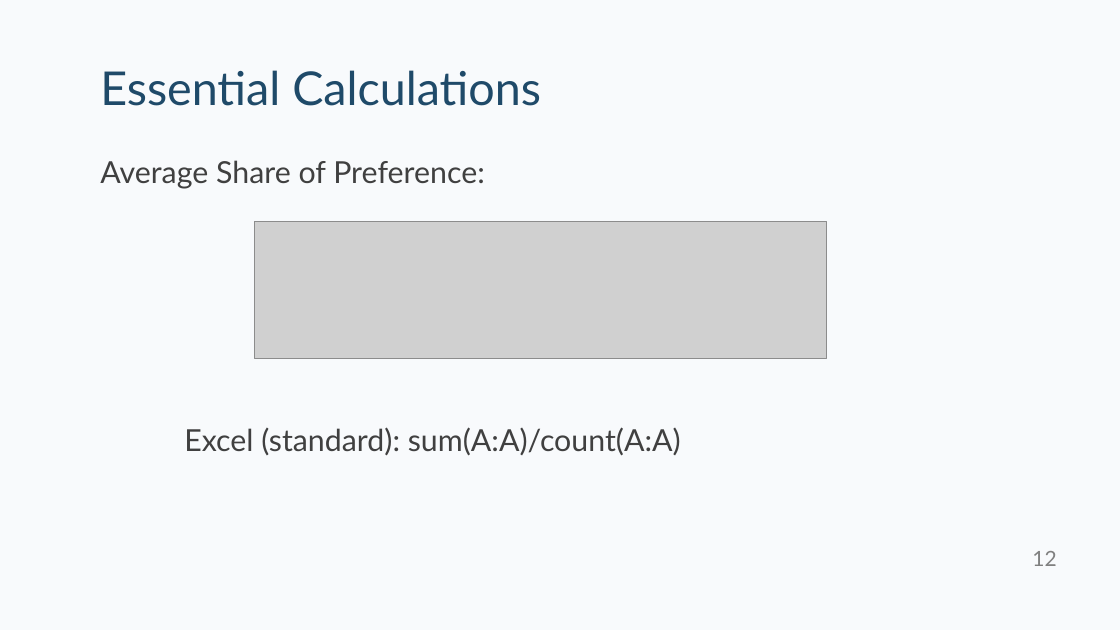
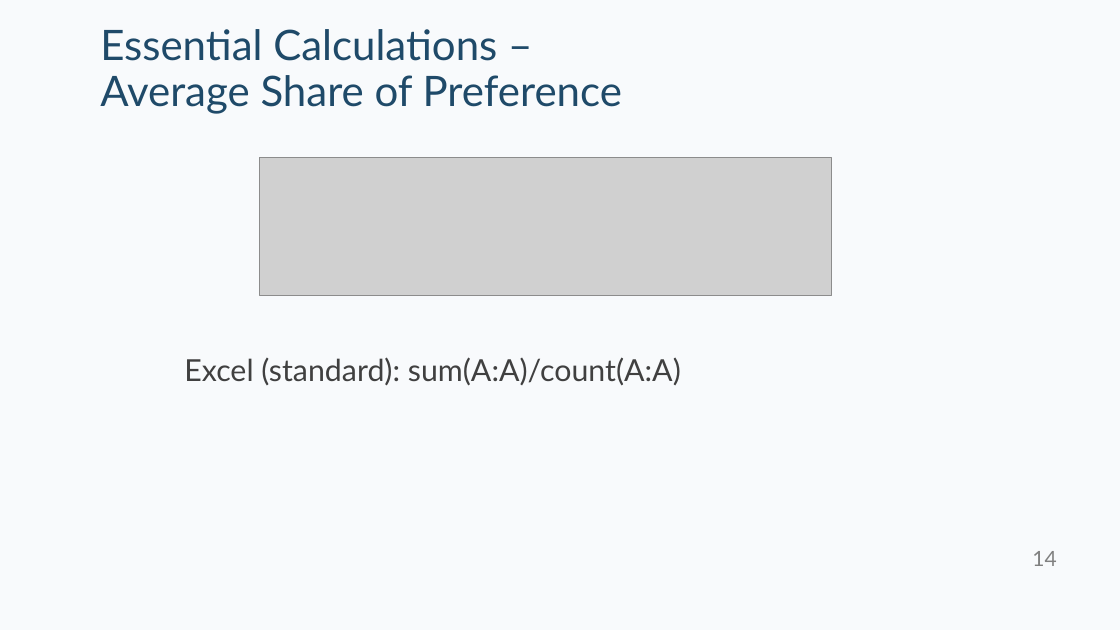
Before and after one commit to kpfairchild/ExcelSimulator, a slide deck: slide 14 of Excel Simulator Tips and Tricks.pptx (slide 12 before the commit). Drawn at 1120x630 pixels with LibreOffice and Linux fonts; fonts in the diff are those of the drawing; grey boxes stand for pictures. Boxes give left, top, right and bottom in pixels: in the first picture for what was removed or moved away, otherwise in the second. Text is boxed around its words. In the diff, an @@ line names an element or a change of style, - is before the commit and + after.

```diff
--- a/Excel Simulator Tips and Tricks.pptx
+++ b/Excel Simulator Tips and Tricks.pptx
@@ title at <box>100,29,622,114</box>: text changed; size 40 to 36 pt @@
-Essential Calculations
+Essential Calculations –
+Average Share of Preference
@@ text "Excel (standard): sum(A:A)/count(A:A)": place and size @@
-text "Excel (standard): sum(A:A)/count(A:A)" at <box>100,160,681,456</box>
+text "Excel (standard): sum(A:A)/count(A:A)" at <box>184,357,681,386</box>
@@ text at <box>100,160,485,189</box>: paragraph removed @@
-Average Share of Preference:
@@ picture: place and size @@
-picture at <box>255,221,827,359</box>
+picture at <box>260,158,832,296</box>
@@ page number at <box>1032,551,1056,566</box>: text changed @@
-12
+14
```
Also in this commit, not shown: 2 other slides changed, 2 slides added, 4 other files.
